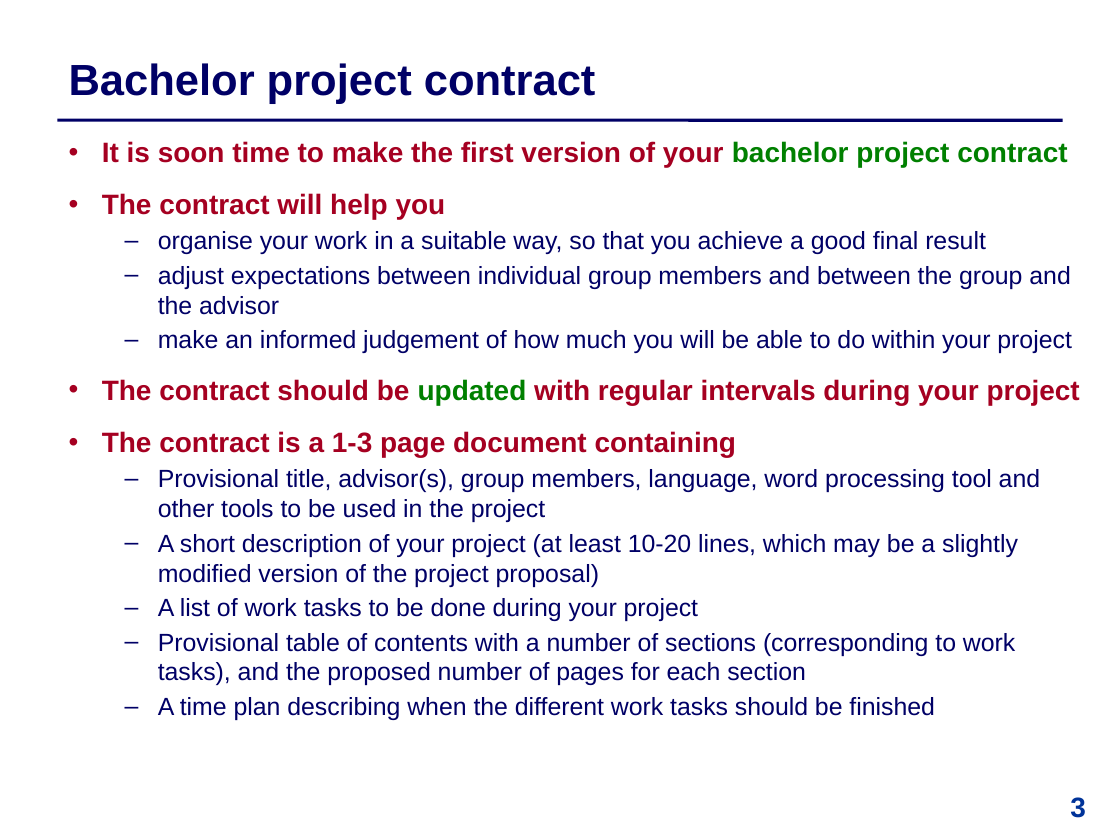
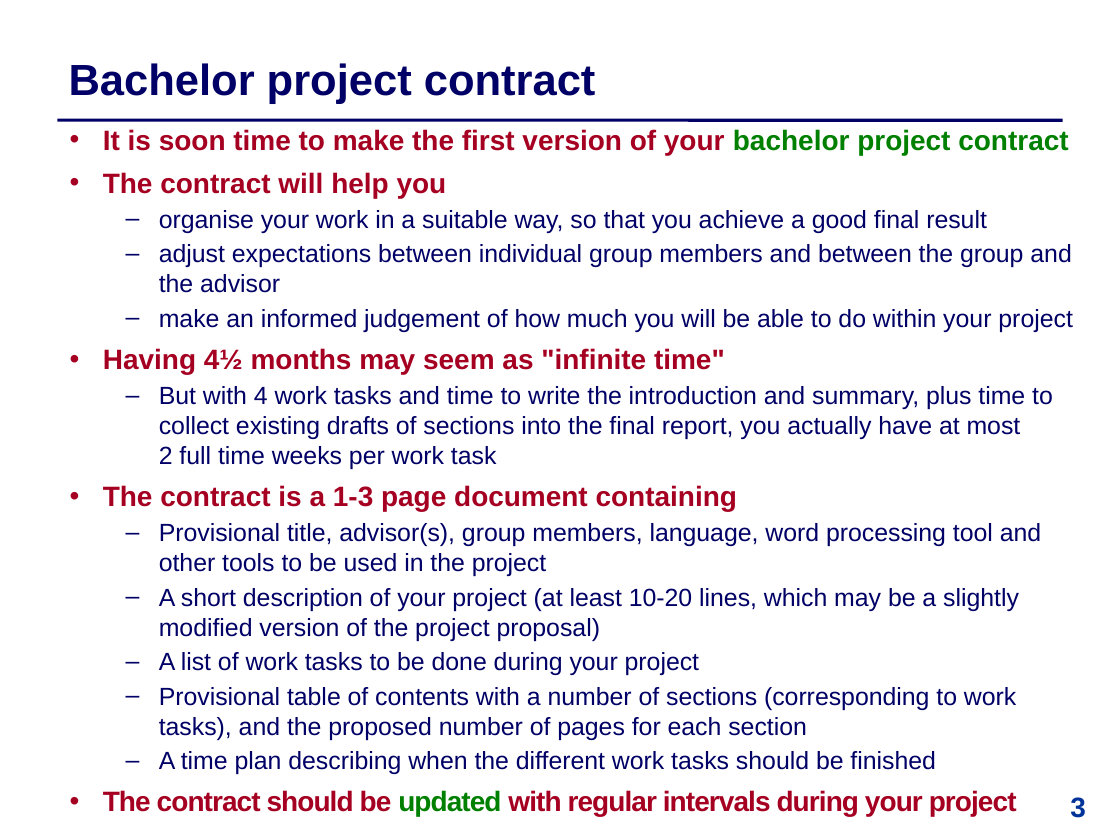
Before and after one commit to IntProgAU/Materiale, a slide deck: slide 3 of web/b22/1 Bachelor Contract .pptx. Drawn at 1120x840 pixels with LibreOffice and Linux fonts; fonts in the diff are those of the drawing. Boxes give left, top, right and bottom in pixels: in the first picture for what was removed or moved away, otherwise in the second. Text is boxed around its words. In the diff, an @@ line names an element or a change of style, - is before the commit and + after.

```diff
--- a/web/b22/1 Bachelor Contract .pptx
+++ b/web/b22/1 Bachelor Contract .pptx
@@ text "It is soon time to ...": place and size @@
-text "It is soon time to ..." at [102, 141, 1080, 720]
+text "It is soon time to ..." at [103, 129, 1073, 817]
@@ text at [103, 172, 737, 511]: less space between paragraphs @@
@@ text at [103, 348, 1053, 469]: text changed; size 18 to 16 pt; text colour #A50021 to #000066; bold off @@
-  • The contract should be updated with regular intervals during your project
+  • Having 4½ months may seem as "infinite time"
+  – But with 4 work tasks and time to write the introduction and summary, plus time to collect existing drafts of sections into the final report, you actually have at most
+    2 full time weeks per work task
@@ text at [103, 790, 1017, 817]: paragraph added @@
+  • The contract should be updated with regular intervals during your project
```
